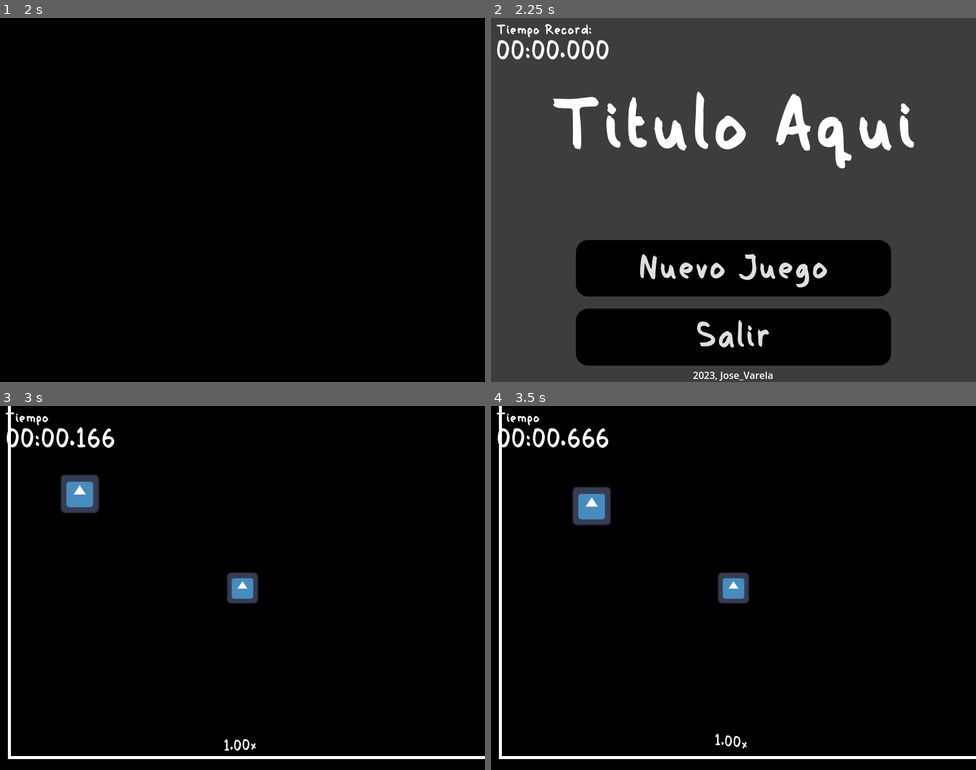
Above: before the commit, frames 1-4 (two rows, left to right).
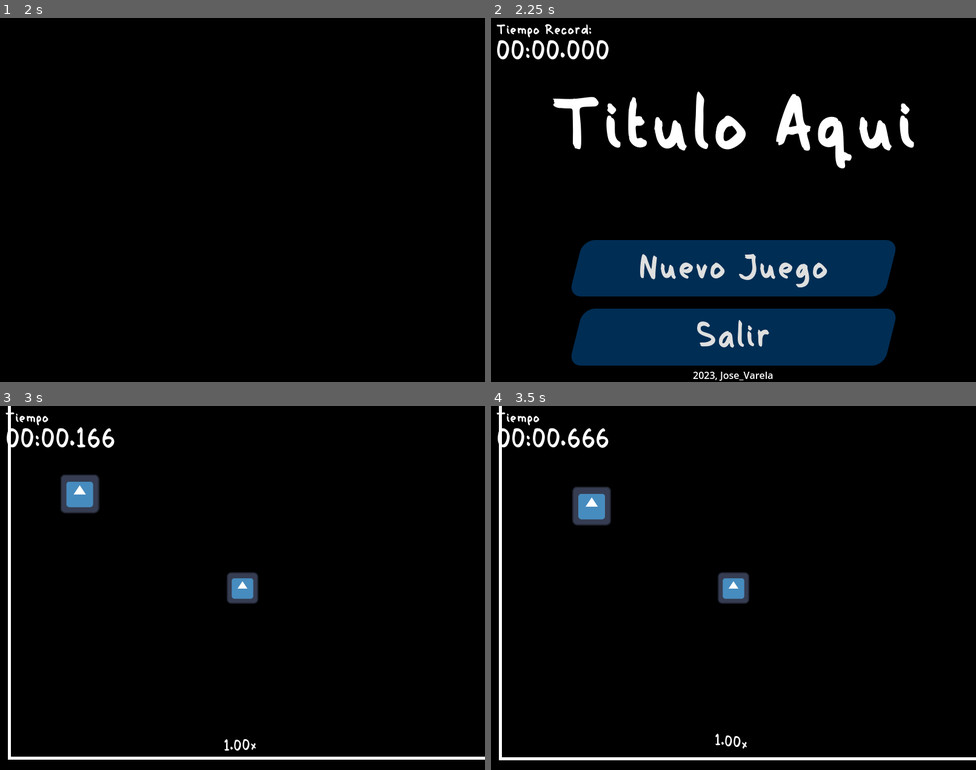
Above: after the commit, the same moments.

Repository: JoseVarelaP/CatchYou
Game: Godot game, scene res://scenes/LogoIntro.tscn
Two runs of this game, one before a commit and one after it. Both use one fixed random seed, a clock stepped at 60 frames per second and the inputs below. The engine's default icon, where the game draws it, is replaced by a stand-in: a white triangle on a blue panel in a dark square. Sound files missing from this copy of the repository are replaced by a short silence.
Inputs:
- Up to frame 1 (2 s): hold Right (move_right) 0.53-1.28 s; tap Enter at 1.25 s; hold Down (move_down) from 1.28 s (still down)
- Up to frame 2 (2.25 s): tap Space at 2 s; release Down (move_down) at 2.03 s; hold Right (move_right) from 2.03 s (still down)
- Up to frame 3 (3 s): release Right (move_right) at 2.75 s; click "Nuevo Juego" at 2.75 s
- Up to frame 4 (3.5 s): no input

Frame 1 is identical in both runs. In frame 2, 95% of the frame differs, in the area x 0-100%, y 0-100%; in frame 3, 0.3%; in frame 4, 0.7%.
Error in both runs: Cannot call method 'change_scene_to_file' on a null value. (res://scripts/Menu.gd:10)

Commit message:
Mas acción, incrementa area durante tiempo

Diff:
--- a/EST-Boton.tres
+++ b/EST-Boton.tres
@@ -1,7 +1,8 @@
 [gd_resource type="StyleBoxFlat" format=3 uid="uid://tqtcfqm07ue8"]
 
 [resource]
-bg_color = Color(0, 0, 0, 1)
+bg_color = Color(0, 0.176471, 0.329412, 1)
+skew = Vector2(0.25, 2.08165e-12)
 corner_radius_top_left = 20
 corner_radius_top_right = 20
 corner_radius_bottom_right = 20
--- a/EST-BotonHover.tres
+++ b/EST-BotonHover.tres
@@ -1,6 +1,7 @@
 [gd_resource type="StyleBoxFlat" format=3 uid="uid://pdto5gafe0tl"]
 
 [resource]
+skew = Vector2(0.25, 2.08165e-12)
 corner_radius_top_left = 20
 corner_radius_top_right = 20
 corner_radius_bottom_right = 20
--- a/EST-BotonPresionado.tres
+++ b/EST-BotonPresionado.tres
@@ -2,6 +2,7 @@
 
 [resource]
 bg_color = Color(0.207843, 0.694118, 0.533333, 1)
+skew = Vector2(0.25, 2.08165e-12)
 corner_radius_top_left = 20
 corner_radius_top_right = 20
 corner_radius_bottom_right = 20
--- a/project.godot
+++ b/project.godot
@@ -15,6 +15,11 @@
 config/features=PackedStringArray("4.0", "Mobile")
 boot_splash/show_image=false
 config/icon="res://img/icon.svg"
+
+[autoload]
+
+GlobalAudio="*res://scenes/global_audio.tscn"
+GlobalVars="*res://scripts/GlobalVars.gd"
 
 [display]
 
--- a/scenes/Juego.tscn
+++ b/scenes/Juego.tscn
@@ -5,13 +5,13 @@
 [ext_resource type="Texture2D" uid="uid://d2e0kqmcquwuo" path="res://img/icon.svg" id="3_brjh2"]
 [ext_resource type="AudioStream" uid="uid://dxb6llnaj5sr5" path="res://sounds/player_hit.mp3" id="4_x2m1b"]
 [ext_resource type="Script" path="res://scripts/Enem1.gd" id="5_fu4qo"]
+[ext_resource type="AudioStream" uid="uid://ckqqesvb4n6r6" path="res://sounds/game-music-start.ogg" id="5_qt7k2"]
 [ext_resource type="FontFile" uid="uid://bsg7t5g7b0kqv" path="res://Gosrokan.otf" id="6_udm3b"]
 [ext_resource type="StyleBox" uid="uid://tqtcfqm07ue8" path="res://EST-Boton.tres" id="7_ad7sf"]
 [ext_resource type="AudioStream" uid="uid://c5pe7ulc518jk" path="res://sounds/level-up.mp3" id="7_igkff"]
 [ext_resource type="StyleBox" uid="uid://pdto5gafe0tl" path="res://EST-BotonHover.tres" id="8_ktrru"]
+[ext_resource type="AudioStream" uid="uid://bo31nw0f4vh3r" path="res://sounds/game-music-loop.ogg" id="8_vtdgg"]
 [ext_resource type="StyleBox" uid="uid://cgy7vdqjw3tj" path="res://EST-BotonPresionado.tres" id="9_7of06"]
-[ext_resource type="AudioStream" uid="uid://culvjpipuhxlu" path="res://sounds/game-music.ogg" id="10_fgbst"]
-[ext_resource type="AudioStream" uid="uid://xpyqc2ex2o28" path="res://sounds/highscore.ogg" id="11_rcykm"]
 
 [sub_resource type="TileSet" id="TileSet_ebaq8"]
 
@@ -21,7 +21,70 @@
 [sub_resource type="RectangleShape2D" id="RectangleShape2D_r6ce1"]
 size = Vector2(64, 60)
 
-[sub_resource type="RectangleShape2D" id="RectangleShape2D_ov3bv"]
+[sub_resource type="RectangleShape2D" id="RectangleShape2D_ookth"]
+
+[sub_resource type="Animation" id="Animation_2wv6d"]
+length = 0.001
+tracks/0/type = "value"
+tracks/0/imported = false
+tracks/0/enabled = true
+tracks/0/path = NodePath(".:modulate")
+tracks/0/interp = 1
+tracks/0/loop_wrap = true
+tracks/0/keys = {
+"times": PackedFloat32Array(0),
+"transitions": PackedFloat32Array(1),
+"update": 0,
+"values": [Color(1, 1, 1, 0)]
+}
+tracks/1/type = "value"
+tracks/1/imported = false
+tracks/1/enabled = true
+tracks/1/path = NodePath(".:scale")
+tracks/1/interp = 1
+tracks/1/loop_wrap = true
+tracks/1/keys = {
+"times": PackedFloat32Array(0),
+"transitions": PackedFloat32Array(1),
+"update": 0,
+"values": [Vector2(1, 1)]
+}
+tracks/2/type = "value"
+tracks/2/imported = false
+tracks/2/enabled = true
+tracks/2/path = NodePath("../../../../../Jugador/Camera2D:zoom")
+tracks/2/interp = 1
+tracks/2/loop_wrap = true
+tracks/2/keys = {
+"times": PackedFloat32Array(0),
+"transitions": PackedFloat32Array(1),
+"update": 0,
+"values": [Vector2(1, 1)]
+}
+tracks/3/type = "value"
+tracks/3/imported = false
+tracks/3/enabled = true
+tracks/3/path = NodePath("../../../../TiempoActual:horizontal_alignment")
+tracks/3/interp = 1
+tracks/3/loop_wrap = true
+tracks/3/keys = {
+"times": PackedFloat32Array(0),
+"transitions": PackedFloat32Array(1),
+"update": 1,
+"values": [0]
+}
+tracks/4/type = "value"
+tracks/4/imported = false
+tracks/4/enabled = true
+tracks/4/path = NodePath("../../../../TiempoActual:position")
+tracks/4/interp = 1
+tracks/4/loop_wrap = true
+tracks/4/keys = {
+"times": PackedFloat32Array(0),
+"transitions": PackedFloat32Array(1),
+"update": 0,
+"values": [Vector2(9, 35)]
+}
 
 [sub_resource type="Animation" id="Animation_hlnue"]
 resource_name = "highScoreShow"
@@ -48,84 +111,6 @@
 "transitions": PackedFloat32Array(1, 0.25),
 "update": 0,
 "values": [Vector2(2.08165e-12, 2.08165e-12), Vector2(1, 1)]
-}
-
-[sub_resource type="Animation" id="Animation_2wv6d"]
-length = 0.001
-tracks/0/type = "value"
-tracks/0/imported = false
-tracks/0/enabled = true
-tracks/0/path = NodePath(".:modulate")
-tracks/0/interp = 1
-tracks/0/loop_wrap = true
-tracks/0/keys = {
-"times": PackedFloat32Array(0),
-"transitions": PackedFloat32Array(1),
-"update": 0,
-"values": [Color(1, 1, 1, 0)]
-}
-tracks/1/type = "value"
-tracks/1/imported = false
-tracks/1/enabled = true
-tracks/1/path = NodePath(".:scale")
-tracks/1/interp = 1
-tracks/1/loop_wrap = true
-tracks/1/keys = {
-"times": PackedFloat32Array(0),
-"transitions": PackedFloat32Array(1),
-"update": 0,
-"values": [Vector2(1, 1)]
-}
-tracks/2/type = "value"
-tracks/2/imported = false
-tracks/2/enabled = true
-tracks/2/path = NodePath("../../../../../Jugador/Camera2D:zoom")
-tracks/2/interp = 1
-tracks/2/loop_wrap = true
-tracks/2/keys = {
-"times": PackedFloat32Array(0),
-"transitions": PackedFloat32Array(1),
-"update": 0,
-"values": [Vector2(1, 1)]
-}
-tracks/3/type = "value"
-tracks/3/imported = false
-tracks/3/enabled = true
-tracks/3/path = NodePath("../../../../TiempoActual:horizontal_alignment")
-tracks/3/interp = 1
-tracks/3/loop_wrap = true
-tracks/3/keys = {
-"times": PackedFloat32Array(0),
-"transitions": PackedFloat32Array(1),
-"update": 1,
-"values": [0]
-}
-tracks/4/type = "value"
-tracks/4/imported = false
-tracks/4/enabled = true
-tracks/4/path = NodePath("../../../../TiempoActual:position")
-tracks/4/interp = 1
-tracks/4/loop_wrap = true
-tracks/4/keys = {
-"times": PackedFloat32Array(0),
-"transitions": PackedFloat32Array(1),
-"update": 0,
-"values": [Vector2(9, 35)]
-}
-
-[sub_resource type="Animation" id="Animation_nev3y"]
-resource_name = "playerHitZoom"
-tracks/0/type = "value"
-tracks/0/imported = false
-tracks/0/enabled = true
-tracks/0/path = NodePath("../../../../../Jugador/Camera2D:zoom")
-tracks/0/interp = 2
-tracks/0/loop_wrap = true
-tracks/0/keys = {
-"times": PackedFloat32Array(0, 0.4),
-"transitions": PackedFloat32Array(0.0490367, 0.143588),
-"update": 0,
-"values": [Vector2(1, 1), Vector2(2, 2)]
 }
 
 [sub_resource type="Animation" id="Animation_0bqvn"]
@@ -156,6 +141,21 @@
 "values": [Vector2(9, 35), Vector2(312, 280)]
 }
 
+[sub_resource type="Animation" id="Animation_nev3y"]
+resource_name = "playerHitZoom"
+tracks/0/type = "value"
+tracks/0/imported = false
+tracks/0/enabled = true
+tracks/0/path = NodePath("../../../../../Jugador/Camera2D:zoom")
+tracks/0/interp = 2
+tracks/0/loop_wrap = true
+tracks/0/keys = {
+"times": PackedFloat32Array(0, 0.4),
+"transitions": PackedFloat32Array(0.0490367, 0.143588),
+"update": 0,
+"values": [Vector2(1, 1), Vector2(2, 2)]
+}
+
 [sub_resource type="AnimationLibrary" id="AnimationLibrary_8f6n4"]
 _data = {
 "RESET": SubResource("Animation_2wv6d"),
@@ -187,6 +187,17 @@
 border_width = 5.0
 editor_only = false
 
+[node name="MusicStart" type="AudioStreamPlayer" parent="."]
+stream = ExtResource("5_qt7k2")
+volume_db = 6.0
+
+[node name="MusicLoop" type="AudioStreamPlayer" parent="."]
+stream = ExtResource("8_vtdgg")
+volume_db = 6.0
+
+[node name="levelUp" type="AudioStreamPlayer" parent="."]
+stream = ExtResource("7_igkff")
+
 [node name="Jugador" type="CharacterBody2D" parent="."]
 position = Vector2(384, 320)
 script = ExtResource("2_ydlqv")
@@ -215,21 +226,8 @@
 texture = ExtResource("3_brjh2")
 metadata/_edit_lock_ = true
 
-[node name="hitPlayer" type="AudioStreamPlayer2D" parent="Jugador"]
+[node name="hitPlayer" type="AudioStreamPlayer" parent="Jugador"]
 stream = ExtResource("4_x2m1b")
-
-[node name="gameMusic" type="AudioStreamPlayer2D" parent="Jugador"]
-position = Vector2(-384, -320)
-stream = ExtResource("10_fgbst")
-volume_db = 6.0
-autoplay = true
-
-[node name="highScoreSnd" type="AudioStreamPlayer2D" parent="Jugador"]
-position = Vector2(-384, -320)
-stream = ExtResource("11_rcykm")
-
-[node name="levelUp" type="AudioStreamPlayer2D" parent="Jugador"]
-stream = ExtResource("7_igkff")
 
 [node name="Enem1" type="CharacterBody2D" parent="."]
 position = Vector2(104, 158)
@@ -275,93 +273,6 @@
 theme_override_fonts/font = ExtResource("6_udm3b")
 theme_override_font_sizes/font_size = 24
 text = "Tiempo"
-
-[node name="Perdiste" type="MarginContainer" parent="Interfaz"]
-visible = false
-offset_right = 800.0
-offset_bottom = 600.0
-theme_override_constants/margin_left = 90
-theme_override_constants/margin_top = 0
-theme_override_constants/margin_right = 90
-theme_override_constants/margin_bottom = 50
-metadata/_edit_lock_ = true
-
-[node name="Contenido Juego" type="VBoxContainer" parent="Interfaz/Perdiste"]
-layout_mode = 2
-metadata/_edit_lock_ = true
-
-[node name="HitLabel" type="Label" parent="Interfaz/Perdiste/Contenido Juego"]
-layout_mode = 2
-size_flags_vertical = 3
-theme_override_fonts/font = ExtResource("6_udm3b")
-theme_override_font_sizes/font_size = 128
-text = "Te dieron!"
-horizontal_alignment = 1
-vertical_alignment = 1
-metadata/_edit_lock_ = true
-
-[node name="60" type="Label" parent="Interfaz/Perdiste/Contenido Juego/HitLabel"]
-modulate = Color(1, 1, 1, 0)
-layout_mode = 1
-offset_left = 110.0
-offset_top = 216.0
-offset_right = 510.0
-offset_bottom = 276.0
-pivot_offset = Vector2(200, 30)
-theme_override_fonts/font = ExtResource("6_udm3b")
-theme_override_font_sizes/font_size = 48
-text = "Nuevo Record!"
-horizontal_alignment = 1
-vertical_alignment = 1
-
-[node name="VBoxContainer" type="VBoxContainer" parent="Interfaz/Perdiste/Contenido Juego"]
-layout_mode = 2
-size_flags_vertical = 3
-size_flags_stretch_ratio = 0.57
-theme_override_constants/separation = 20
-metadata/_edit_lock_ = true
-
-[node name="MarginContainer" type="MarginContainer" parent="Interfaz/Perdiste/Contenido Juego/VBoxContainer"]
-layout_mode = 2
-size_flags_vertical = 3
-theme_override_constants/margin_left = 50
-theme_override_constants/margin_right = 50
-
-[node name="Reiniciar" type="Button" parent="Interfaz/Perdiste/Contenido Juego/VBoxContainer/MarginContainer"]
-layout_mode = 2
-focus_mode = 0
-theme_override_fonts/font = ExtResource("6_udm3b")
-theme_override_font_sizes/font_size = 60
-theme_override_styles/normal = ExtResource("7_ad7sf")
-theme_override_styles/hover = ExtResource("8_ktrru")
-theme_override_styles/pressed = ExtResource("9_7of06")
-text = "Reiniciar"
-
-[node name="MarginContainer2" type="MarginContainer" parent="Interfaz/Perdiste/Contenido Juego/VBoxContainer"]
-layout_mode = 2
-size_flags_vertical = 3
-theme_override_constants/margin_left = 50
-theme_override_constants/margin_right = 50
-
-[node name="Salir" type="Button" parent="Interfaz/Perdiste/Contenido Juego/VBoxContainer/MarginContainer2"]
-layout_mode = 2
-focus_mode = 0
-theme_override_fonts/font = ExtResource("6_udm3b")
-theme_override_font_sizes/font_size = 60
-theme_override_styles/normal = ExtResource("7_ad7sf")
-theme_override_styles/hover = ExtResource("8_ktrru")
-theme_override_styles/pressed = ExtResource("9_7of06")
-text = "Regresar a menu
-"
-
-[node name="Container" type="Container" parent="Interfaz/Perdiste/Contenido Juego/VBoxContainer"]
-layout_mode = 2
-
-[node name="AnimationPlayer" type="AnimationPlayer" parent="Interfaz"]
-root_node = NodePath("../Perdiste/Contenido Juego/HitLabel/60")
-libraries = {
-"": SubResource("AnimationLibrary_8f6n4")
-}
 
 [node name="speedFactor" type="RichTextLabel" parent="Interfaz"]
 clip_contents = false
@@ -375,8 +286,96 @@
 text = "[p align=center][wave amp=60.0 freq=8.0]1.00x[/wave][/p]"
 shortcut_keys_enabled = false
 
+[node name="Perdiste" type="MarginContainer" parent="Interfaz"]
+visible = false
+offset_right = 800.0
+offset_bottom = 600.0
+theme_override_constants/margin_left = 90
+theme_override_constants/margin_top = 0
+theme_override_constants/margin_right = 90
+theme_override_constants/margin_bottom = 50
+metadata/_edit_lock_ = true
+
+[node name="Contenido Juego" type="VBoxContainer" parent="Interfaz/Perdiste"]
+layout_mode = 2
+metadata/_edit_lock_ = true
+
+[node name="HitLabel" type="Label" parent="Interfaz/Perdiste/Contenido Juego"]
+layout_mode = 2
+size_flags_vertical = 3
+theme_override_fonts/font = ExtResource("6_udm3b")
+theme_override_font_sizes/font_size = 128
+text = "Te dieron!"
+horizontal_alignment = 1
+vertical_alignment = 1
+metadata/_edit_lock_ = true
+
+[node name="60" type="Label" parent="Interfaz/Perdiste/Contenido Juego/HitLabel"]
+modulate = Color(1, 1, 1, 0)
+layout_mode = 1
+offset_left = 110.0
+offset_top = 216.0
+offset_right = 510.0
+offset_bottom = 276.0
+pivot_offset = Vector2(200, 30)
+theme_override_fonts/font = ExtResource("6_udm3b")
+theme_override_font_sizes/font_size = 48
+text = "Nuevo Record!"
+horizontal_alignment = 1
+vertical_alignment = 1
+
+[node name="VBoxContainer" type="VBoxContainer" parent="Interfaz/Perdiste/Contenido Juego"]
+layout_mode = 2
+size_flags_vertical = 3
+size_flags_stretch_ratio = 0.57
+theme_override_constants/separation = 20
+metadata/_edit_lock_ = true
+
+[node name="MarginContainer" type="MarginContainer" parent="Interfaz/Perdiste/Contenido Juego/VBoxContainer"]
+layout_mode = 2
+size_flags_vertical = 3
+theme_override_constants/margin_left = 50
+theme_override_constants/margin_right = 50
+
+[node name="Reiniciar" type="Button" parent="Interfaz/Perdiste/Contenido Juego/VBoxContainer/MarginContainer"]
+layout_mode = 2
+focus_mode = 0
+theme_override_fonts/font = ExtResource("6_udm3b")
+theme_override_font_sizes/font_size = 60
+theme_override_styles/normal = ExtResource("7_ad7sf")
+theme_override_styles/hover = ExtResource("8_ktrru")
+theme_override_styles/pressed = ExtResource("9_7of06")
+text = "Reiniciar"
+
+[node name="MarginContainer2" type="MarginContainer" parent="Interfaz/Perdiste/Contenido Juego/VBoxContainer"]
+layout_mode = 2
+size_flags_vertical = 3
+theme_override_constants/margin_left = 50
+theme_override_constants/margin_right = 50
+
+[node name="Salir" type="Button" parent="Interfaz/Perdiste/Contenido Juego/VBoxContainer/MarginContainer2"]
+layout_mode = 2
+focus_mode = 0
+theme_override_fonts/font = ExtResource("6_udm3b")
+theme_override_font_sizes/font_size = 60
+theme_override_styles/normal = ExtResource("7_ad7sf")
+theme_override_styles/hover = ExtResource("8_ktrru")
+theme_override_styles/pressed = ExtResource("9_7of06")
+text = "Regresar a menu
+"
+
+[node name="Container" type="Container" parent="Interfaz/Perdiste/Contenido Juego/VBoxContainer"]
+layout_mode = 2
+
+[node name="AnimationPlayer" type="AnimationPlayer" parent="Interfaz"]
+root_node = NodePath("../Perdiste/Contenido Juego/HitLabel/60")
+libraries = {
+"": SubResource("AnimationLibrary_8f6n4")
+}
+
 [node name="nextLevelTimer" type="Timer" parent="."]
 
+[connection signal="finished" from="MusicStart" to="." method="_SongIntroFinished"]
 [connection signal="body_entered" from="Enem1/Area2D" to="." method="_on_area_2d_body_entered"]
 [connection signal="button_up" from="Interfaz/Perdiste/Contenido Juego/VBoxContainer/MarginContainer/Reiniciar" to="." method="_on_reiniciar_button_up"]
 [connection signal="button_up" from="Interfaz/Perdiste/Contenido Juego/VBoxContainer/MarginContainer2/Salir" to="." method="_on_salir_button_up"]
--- /dev/null
+++ b/scenes/global_audio.tscn
@@ -0,0 +1,8 @@
+[gd_scene load_steps=2 format=3 uid="uid://bntqp5ecrjmxo"]
+
+[ext_resource type="AudioStream" uid="uid://xpyqc2ex2o28" path="res://sounds/highscore.ogg" id="1_oqb3c"]
+
+[node name="Node2D" type="Node2D"]
+
+[node name="highScoreSnd" type="AudioStreamPlayer" parent="."]
+stream = ExtResource("1_oqb3c")
--- a/scenes/main_menu.tscn
+++ b/scenes/main_menu.tscn
@@ -14,11 +14,6 @@
 
 [node name="mainMenu" type="Node2D"]
 script = ExtResource("1_ggoxk")
-
-[node name="ColorRect" type="ColorRect" parent="."]
-offset_right = 800.0
-offset_bottom = 600.0
-color = Color(0.239216, 0.239216, 0.239216, 1)
 
 [node name="MarginContainer" type="MarginContainer" parent="."]
 offset_right = 800.0
--- /dev/null
+++ b/scenes/speedFactor.gd
@@ -0,0 +1,11 @@
+extends RichTextLabel
+
+
+# Called when the node enters the scene tree for the first time.
+func _ready():
+	pass # Replace with function body.
+
+
+# Called every frame. 'delta' is the elapsed time since the previous frame.
+func _process(delta):
+	pass
--- a/scripts/Actividad-Juego.gd
+++ b/scripts/Actividad-Juego.gd
@@ -5,9 +5,10 @@
 @export var enemySpeedFactor: float = 1
 
 @onready var camera = $Jugador/Camera2D
-@onready var gameMusic = $Jugador/gameMusic
-@onready var highScoreSound = $Jugador/highScoreSnd
-@onready var LvUpSound = $Jugador/levelUp
+@onready var gameMusic = $MusicStart
+@onready var LoopMusic = $MusicLoop
+@onready var highScoreSound = $"/root/GlobalAudio/highScoreSnd"
+@onready var LvUpSound = $levelUp
 @onready var animPlayer = $Interfaz/AnimationPlayer
 @onready var tiempoLabel = $Interfaz/TiempoActual
 @onready var speedLabel = $Interfaz/speedFactor
@@ -21,19 +22,21 @@
 
 var tiempoTotal: float = 0.0
 var lostGame: bool = false
+var ogSpeedLabelPos: Vector2
 
 var saveFile: saveFileManager = saveFileManager.new()
 var Tiempo: TiempoCalc = TiempoCalc.new()
 var UltimoTiempo: float = 0.0
 
 # Called when the node enters the scene tree for the first time.
-func _ready():
+func _ready() -> void:
 	rand.randomize()
 	gameMusic.play()
 	UltimoTiempo = saveFile.loadfile()
 	skillTimer.start(10)
+	ogSpeedLabelPos = speedLabel.position
 
-func applyShake():
+func applyShake() -> void:
 	curShakeStrength = ShakeStrength
 
 func getRandomCameraOffset() -> Vector2:
@@ -46,13 +49,16 @@
 	var pos = $GridMap.local_to_map( $Jugador.global_position ) as Vector2i
 	return pos
 
-func actionLoseGame():
+func actionLoseGame() -> void:
 	# Marca el juego como terminado, para evitar que el jugador y los elementos sean
 	# actualizados.
 	lostGame = true
 	gameMusic.stop()
+	LoopMusic.stop()
+	speedLabel.set_text( "[p align=center]%.2fx[/p]" % enemySpeedFactor )
 	$Jugador.setAllowedToMove(false)
 	$Enem1.setMove(false)
+	skillTimer.stop()
 	applyShake()
 
 	animPlayer.play("playerHitZoom")
@@ -73,17 +79,18 @@
 	#saveFile.save(tiempoTotal, UltimoTiempo)
 
 # Called every frame. 'delta' is the elapsed time since the previous frame.
-func _process(delta: float):
+func _process(delta: float) -> void:
 	if( curShakeStrength > 0.0 ):
 		curShakeStrength = lerp(curShakeStrength, 0.0, ShakeDecay * delta)
 		camera.offset = getRandomCameraOffset()
+		speedLabel.position = ogSpeedLabelPos + getRandomCameraOffset()
 
 	if( lostGame ):
 		return
 
-	if( gameMusic.get_playback_position() > 7.0 ):
-		print("fucking rave")
 
+	GlobalVars.areaForPlayer += Vector2(delta * 3.0, delta * 3.0)
+	$ReferenceRect.set_size( GlobalVars.areaForPlayer )
 	#var pos = getPlayerTilePosition()
 	#$Jugador/DBGPos.set_text( "%d,%d" % [pos.x,pos.y] )
 
@@ -92,21 +99,23 @@
 	# Actualiza el tiempo total en la pantalla.
 	tiempoLabel.set_text( Tiempo.ProcesaTiempo(tiempoTotal) )
 
-func _on_area_2d_body_entered(body):
-	print("[Actividad-Juego] Jugador - Colision con kill trigger")
+func _on_area_2d_body_entered(body) -> void:
 	if( body == $Jugador ):
+		print_debug("[Actividad-Juego] Jugador - Colision con kill trigger")
 		actionLoseGame()
 
-func _on_reiniciar_button_up():
+func _on_reiniciar_button_up() -> void:
 	# Recarga los elementos y reinicia la partida.
 	get_tree().reload_current_scene()
 
-func _on_salir_button_up():
+func _on_salir_button_up() -> void:
 	get_tree().change_scene_to_file("res://scenes/main_menu.tscn")
 
-func _on_next_level_timer_timeout():
+func _on_next_level_timer_timeout() -> void:
 	LvUpSound.play()
 	enemySpeedFactor += 0.2
 	speedLabel.set_text( "[p align=center][wave amp=60.0 freq=8.0]%.2fx[/wave][/p]" % enemySpeedFactor )
 	enemy.changeSpeed( enemySpeedFactor )
-	pass # Replace with function body.
+
+func _SongIntroFinished() -> void:
+	LoopMusic.play()
--- a/scripts/Enem1.gd
+++ b/scripts/Enem1.gd
@@ -11,13 +11,13 @@
 @onready var p = $"../Jugador"
 var hasToMove = true
 
-func setMove(state : bool):
+func setMove(state : bool) -> void:
 	hasToMove = state
 
-func changeSpeed(level: float):
+func changeSpeed(level: float) -> void:
 	speed = SPEED_BASE * level
 
-func _physics_process(_delta):
+func _physics_process(_delta) -> void:
 	if not hasToMove:
 		return
 
--- a/scripts/Global.gd
+++ b/scripts/Global.gd
@@ -1,10 +1,10 @@
 class_name TiempoCalc
 
 func ProcesaTiempo(sec) -> String:
-	var seconds = int(sec)%60
-	var minutes = (int(sec)/60)%60
-	var hours = (int(sec)/60)/60
-	var milisec = int(sec*1000) % 1000
+	var seconds: int = int(sec)%60
+	var minutes: int = (int(sec)/60)%60
+	var hours: int = (int(sec)/60)/60
+	var milisec: int = int(sec*1000) % 1000
 
 	if( sec >= 3600 ):
 		return "%02d:%02d:%02d.%03d" % [hours, minutes, seconds, milisec]
--- /dev/null
+++ b/scripts/GlobalVars.gd
@@ -0,0 +1,15 @@
+extends Node
+
+var current_scene: Node
+
+@export var areaForPlayer: Vector2 = Vector2(800,600)
+
+# Called when the node enters the scene tree for the first time.
+func _ready():
+	var root = get_tree().root
+	current_scene = root.get_child(root.get_child_count() - 1)
+
+
+# Called every frame. 'delta' is the elapsed time since the previous frame.
+func _process(delta):
+	pass
--- a/scripts/Jugador.gd
+++ b/scripts/Jugador.gd
@@ -5,37 +5,37 @@
 const friction: int = 600
 var speedDelta: Vector2 = Vector2(0.0,0.0)
 
-@onready var hitSound = $hitPlayer
+@onready var hitSound: AudioStreamPlayer = $hitPlayer
 
-var width_area = ProjectSettings.get_setting("display/window/size/viewport_width")
-var height_area = ProjectSettings.get_setting("display/window/size/viewport_height")
-const border_margin = 30
+const border_margin: float = 30
 var allowedToMove = true
 
-func setAllowedToMove(state : bool):
+func setAllowedToMove(state : bool) -> void:
 	allowedToMove = state
 	if( !state ):
 		hitSound.play()
 
-func CheckBoundries():
+func CheckBoundries() -> void:
 	# Declara limites de posición para que no se salga de la pantalla.
 	if position.x < border_margin:
 		position.x = border_margin
 	if position.y < border_margin:
 		position.y = border_margin
-	if position.x > width_area - border_margin:
-		position.x = width_area - border_margin
-	if position.y > height_area - border_margin:
-		position.y = height_area - border_margin
+	if position.x > GlobalVars.areaForPlayer.x - border_margin:
+		position.x = GlobalVars.areaForPlayer.x - border_margin
+	if position.y > GlobalVars.areaForPlayer.y - border_margin:
+		position.y = GlobalVars.areaForPlayer.y - border_margin
 
 var input: Vector2 = Vector2(0,0)
 func getInputMovement() -> Vector2:
 	var vecVel = Input.get_vector("move_left", "move_right", "move_up", "move_down") as Vector2
 	return vecVel.normalized()
 
-func _physics_process(delta):
+func _physics_process(delta: float):
 	if( not allowedToMove ):
 		return
+
+	print_debug(GlobalVars.areaForPlayer)
 
 	input = getInputMovement()
 
--- a/scripts/LogoIntro.gd
+++ b/scripts/LogoIntro.gd
@@ -1,5 +1,4 @@
 extends Node2D
-
 
 # Called when the node enters the scene tree for the first time.
 func _ready():
--- a/scripts/Menu.gd
+++ b/scripts/Menu.gd
@@ -2,23 +2,23 @@
 
 var mainGameScene : PackedScene
 
-var saveFile = saveFileManager.new()
-var Tiempo = TiempoCalc.new()
+var saveFile: saveFileManager = saveFileManager.new()
+var Tiempo: TiempoCalc = TiempoCalc.new()
 
-func _on_inicio_juego_button_up():
-	print("[MainMenu] Cambiando escena")
+func _on_inicio_juego_button_up() -> void:
+	print_debug("[MainMenu] Cambiando escena")
 	get_tree().change_scene_to_file("res://scenes/Juego.tscn")
 
-func _on_salir_button_up():
-	print("Saliendo")
+func _on_salir_button_up() -> void:
+	print_debug("Saliendo")
 	get_tree().quit()
 
-func _on_tiempo_record_ready():
+func _on_tiempo_record_ready() -> void:
 	var achievedScore = saveFile.loadfile()
 	if achievedScore == null:
 		return
 
 	$TiempoRecord.set_text( Tiempo.ProcesaTiempo( achievedScore ) )
 
-func _on_inicio_juego_pressed():
+func _on_inicio_juego_pressed() -> void:
 	_on_inicio_juego_button_up()
--- a/scripts/saveFileManager.gd
+++ b/scripts/saveFileManager.gd
@@ -1,6 +1,6 @@
 class_name saveFileManager extends Node
 
-func save( totalTime = 0, savedTime = 0 ):
+func save( totalTime: float = 0.0, savedTime: float = 0.0 ):
 	# Checa si la puntuación es mayor que lo que hay actualmente.
 	if totalTime < savedTime:
 		return
@@ -11,7 +11,7 @@
 
 func loadfile() -> float:
 	if not FileAccess.file_exists("user://save_game.dat"):
-		print("No se encontro el archivo, creando...")
+		print_debug("No se encontro el archivo, creando...")
 		save(0)
 		return 0
 	var cfgFile = FileAccess.open("user://save_game.dat", FileAccess.READ)
Not shown: 1 places in scenes/Juego.tscn that only renumber resources
Not shown, added: sounds/game-music-loop.ogg.import
Not shown, added: sounds/game-music-start.ogg.import
Not shown, changed: sounds/sources.txt
Not shown, added: sounds/game-music-loop.ogg
Not shown, added: sounds/game-music-start.ogg
